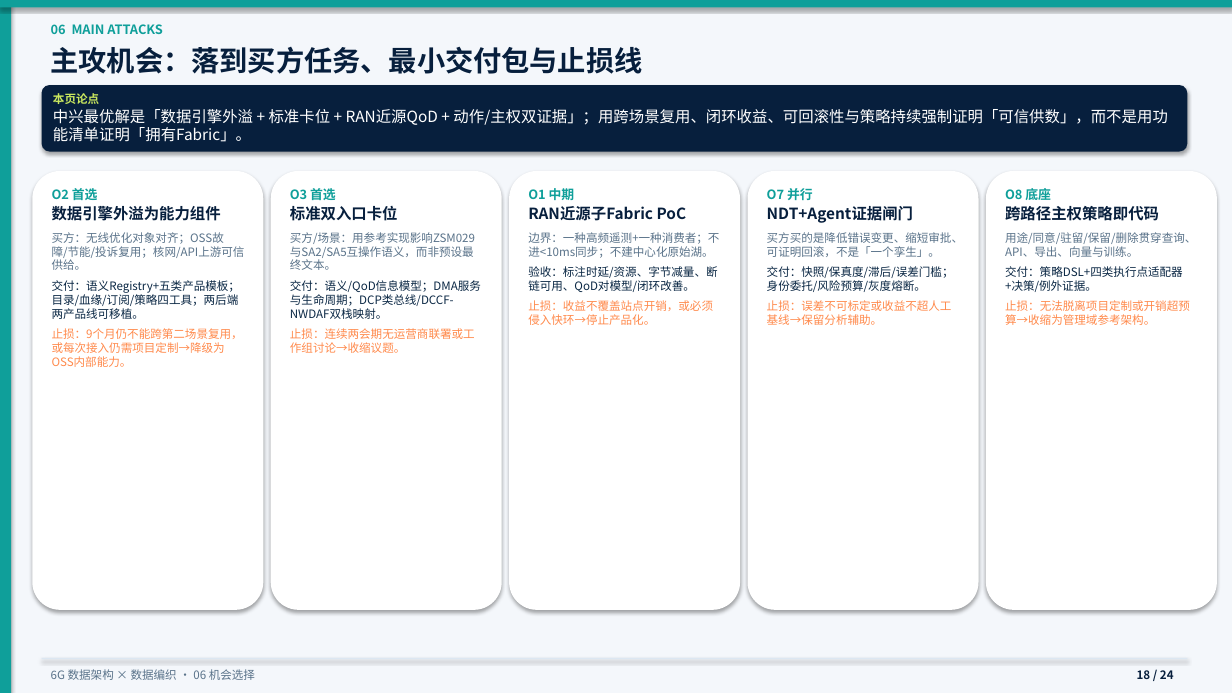
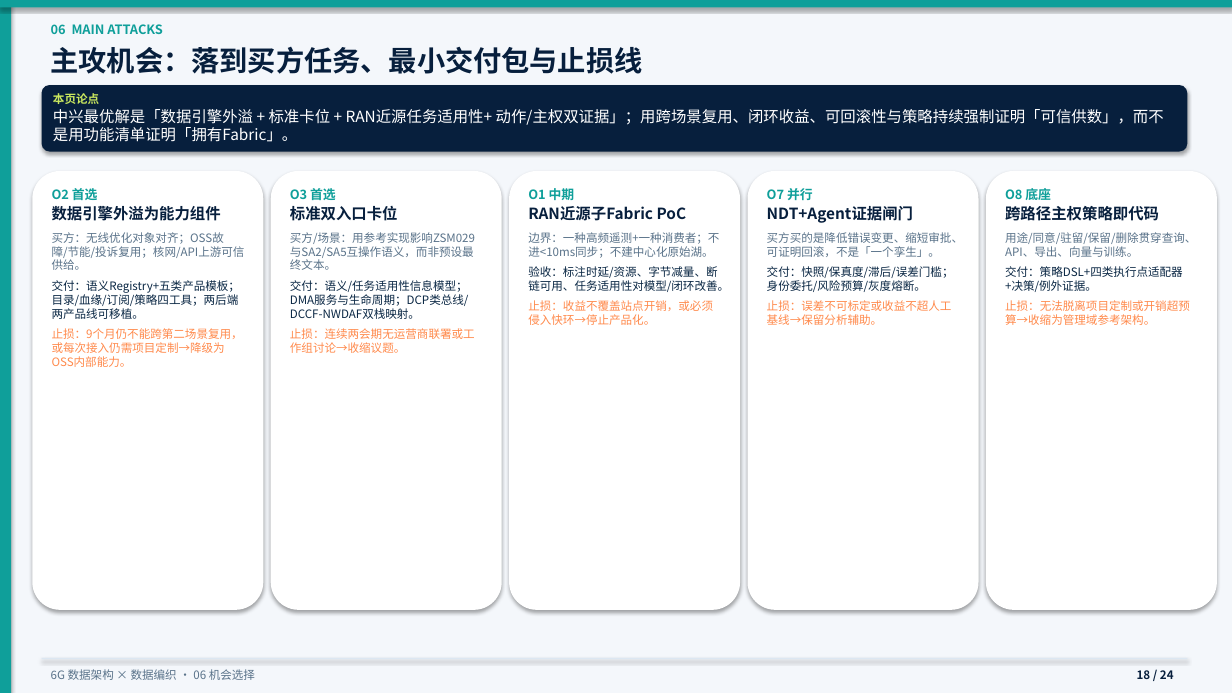
Before and after one commit to newmanxiang/6GDataPlane, a slide deck: slide 18 of reports/6g-data-fabric-strategy-deck.pptx. Drawn at 1232x693 pixels with LibreOffice and Linux fonts; fonts in the diff are those of the drawing. Boxes give left, top, right and bottom in pixels: in the first picture for what was removed or moved away, otherwise in the second. Text is boxed around its words. In the diff, an @@ line names an element or a change of style, - is before the commit and + after.

```diff
--- a/reports/6g-data-fabric-strategy-deck.pptx
+++ b/reports/6g-data-fabric-strategy-deck.pptx
@@ text in rounded rectangle at bbox=[53, 109, 1164, 142]: text changed @@
-中兴最优解是「数据引擎外溢 + 标准卡位 + RAN近源QoD + 动作/主权双证据」；用跨场景复用、闭环收益、可回滚性与策略持续强制证明「可信供数」，而不是用功能清单证明「拥有Fabric」。
+中兴最优解是「数据引擎外溢 + 标准卡位 + RAN近源任务适用性+ 动作/主权双证据」；用跨场景复用、闭环收益、可回滚性与策略持续强制证明「可信供数」，而不是用功能清单证明「拥有Fabric」。
@@ text in rounded rectangle at bbox=[528, 266, 729, 292]: text changed @@
-验收：标注时延/资源、字节减量、断链可用、QoD对模型/闭环改善。
+验收：标注时延/资源、字节减量、断链可用、任务适用性对模型/闭环改善。
@@ text in rounded rectangle at bbox=[290, 280, 469, 319]: text changed @@
-交付：语义/QoD信息模型；DMA服务与生命周期；DCP类总线/DCCF-NWDAF双栈映射。
+交付：语义/任务适用性信息模型；DMA服务与生命周期；DCP类总线/DCCF-NWDAF双栈映射。
```
Also in this commit, not shown: 19 other slides changed, 3 other files.
